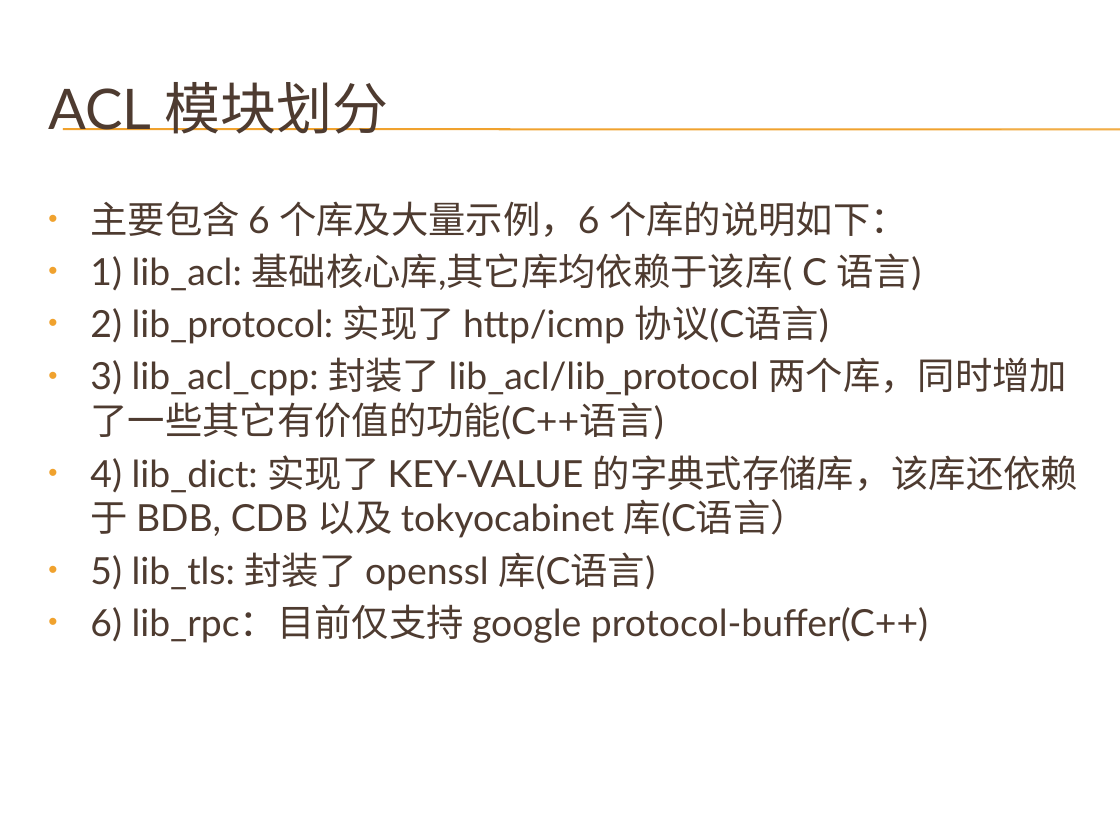
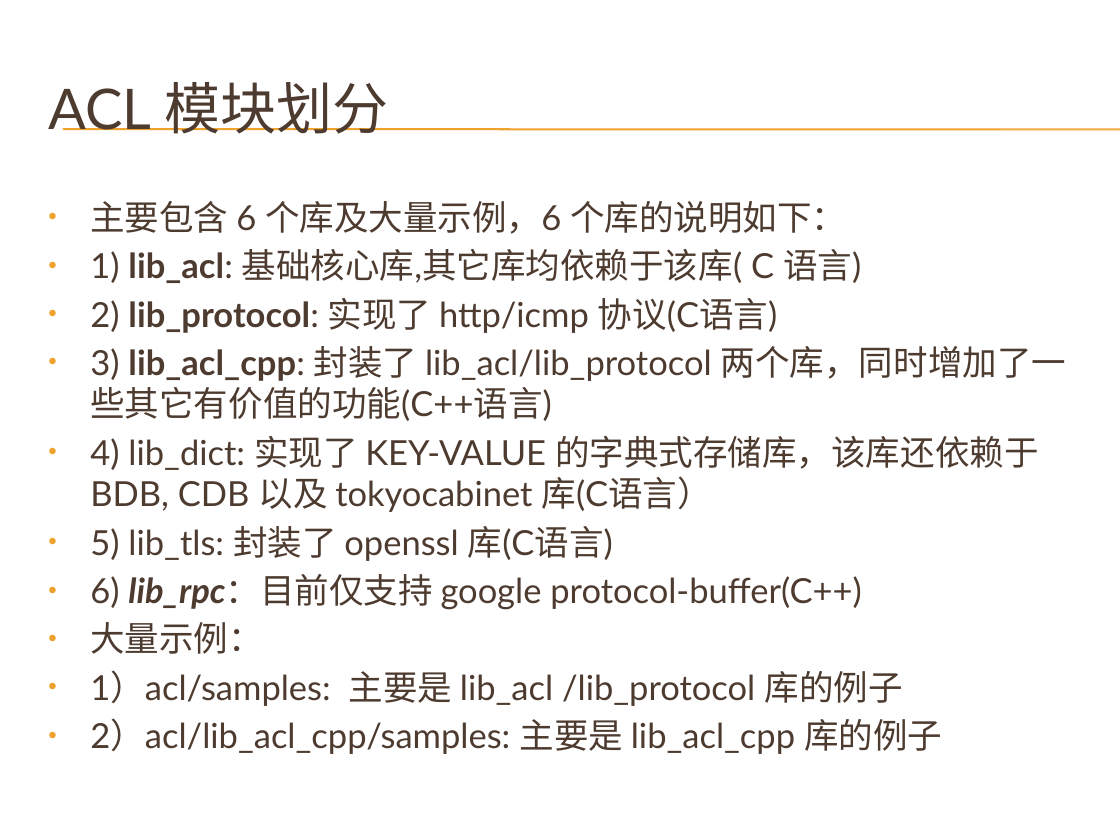
Before and after one commit to cnsuhao/developkit-acl, a slide deck: slide 6 of doc/acl.pptx. Drawn at 1120x840 pixels with LibreOffice and Linux fonts; fonts in the diff are those of the drawing; background and template pictures are left out. Boxes give left, top, right and bottom in pixels: in the first picture for what was removed or moved away, otherwise in the second. Text is boxed around its words. In the diff, an @@ line names an element or a change of style, - is before the commit and + after.

```diff
--- a/doc/acl.pptx
+++ b/doc/acl.pptx
@@ text at <box>90,201,1066,609</box>: size 24 to 22.2 pt in "主要包含 6 个库及大量示例，6 个库的说明如下：", "1) lib_acl: 基础核心库,其它库均依赖于该库( C 语言)", "2) lib_protocol: 实现了 http/icmp 协议(C语言)", "3) lib_acl_cpp: 封装了 lib_acl/lib_protocol 两个库，同时增加了一些其它有价值的功能 ..." and 3 more places; bold on in "lib_acl:", "lib_protocol:", "lib_acl_cpp:", "lib_rpc：目前仅支持"; italic on in "lib_rpc：目前仅支持" @@
@@ text at <box>90,622,942,754</box>: paragraphs added @@
+• 大量示例：
+• 1）acl/samples: 主要是 lib_acl /lib_protocol 库的例子
+• 2）acl/lib_acl_cpp/samples: 主要是 lib_acl_cpp 库的例子
```
Also in this commit, not shown: 8 other slides changed, 10 slides added.
